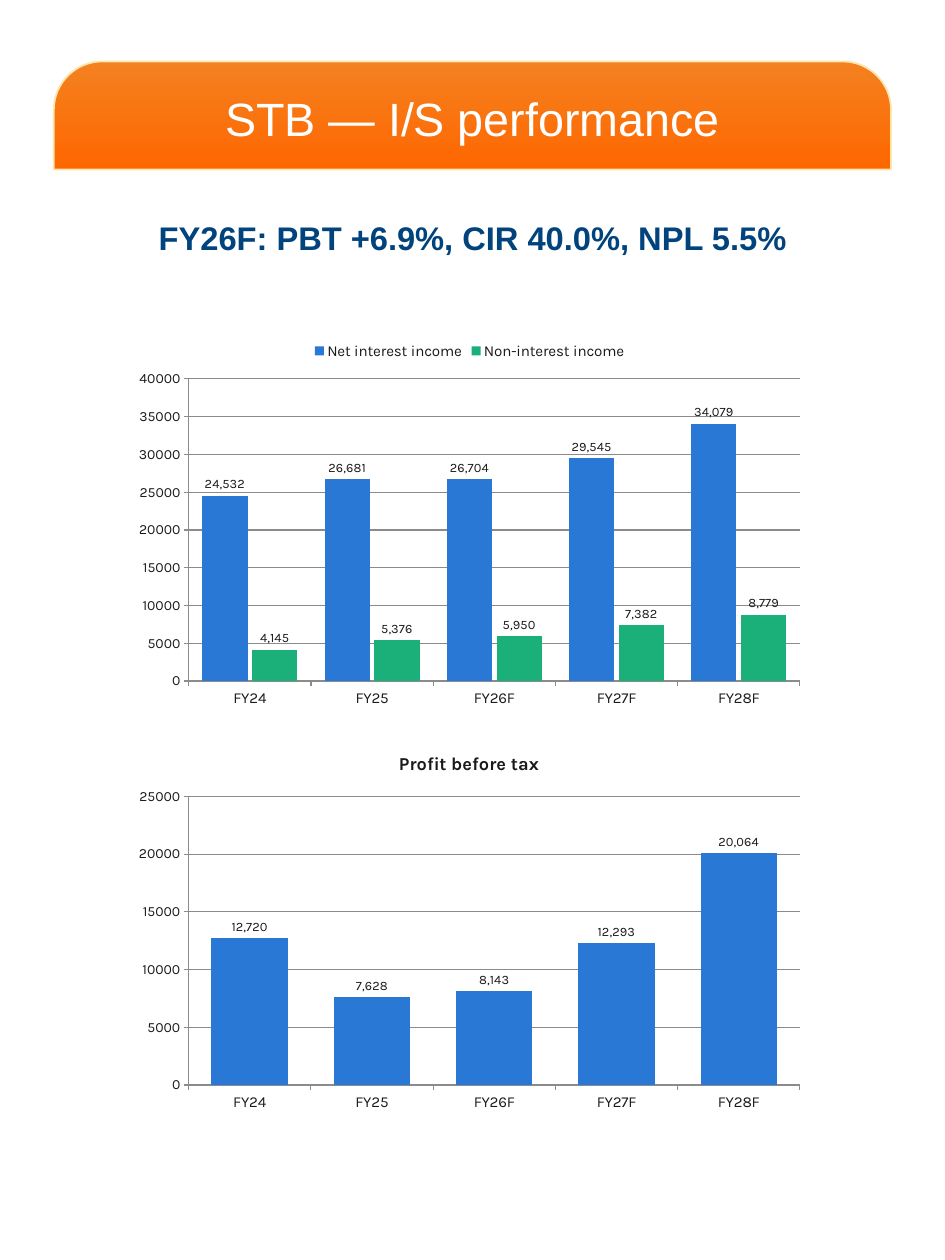
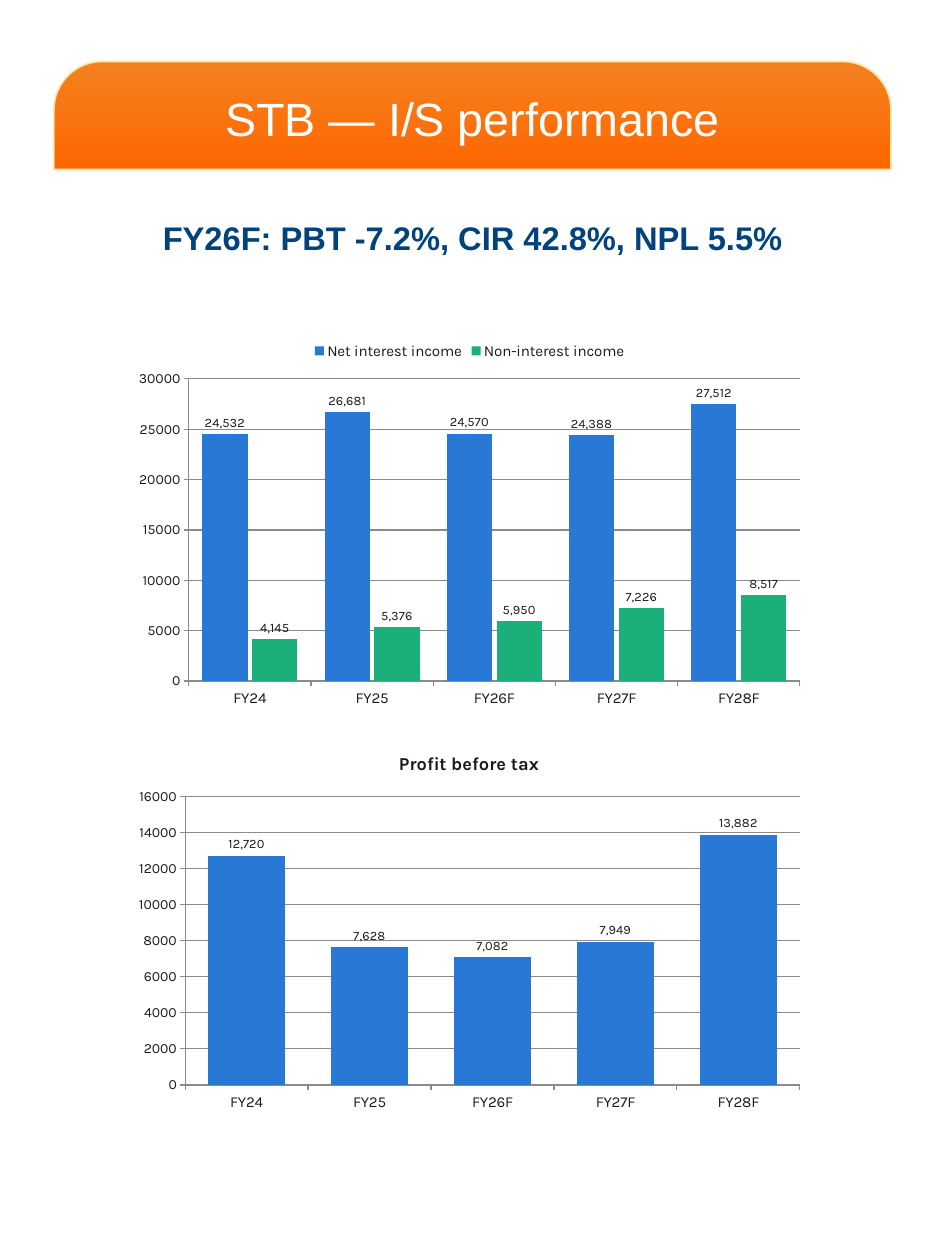
Before and after one commit to datquanton/verbose-guide, a slide deck: slide 3 of MASVN_Mobile_Report_STB_FPT_2Q26_EN_VN.pptx. Drawn at 945x1260 pixels with LibreOffice and Linux fonts; fonts in the diff are those of the drawing; background and template pictures are left out. Boxes give left, top, right and bottom in pixels: in the first picture for what was removed or moved away, otherwise in the second. Text is boxed around its words. In the diff, an @@ line names an element or a change of style, - is before the commit and + after.

```diff
--- a/MASVN_Mobile_Report_STB_FPT_2Q26_EN_VN.pptx
+++ b/MASVN_Mobile_Report_STB_FPT_2Q26_EN_VN.pptx
@@ text at (163, 227, 782, 255): text changed @@
-FY26F: PBT +6.9%, CIR 40.0%, NPL 5.5%
+FY26F: PBT -7.2%, CIR 42.8%, NPL 5.5%
@@ column chart at (125, 333, 814, 715) @@
@@ Net interest income, FY26F: 26704 to 24570 @@
@@ Net interest income, FY27F: 29545 to 24388 @@
@@ Net interest income, FY28F: 34079 to 27512 @@
@@ Non-interest income, FY27F: 7382 to 7226 @@
@@ Non-interest income, FY28F: 8779 to 8517 @@
@@ column chart at (125, 737, 814, 1119) @@
@@ Profit before tax, FY26F: 8143 to 7082 @@
@@ Profit before tax, FY27F: 12293 to 7949 @@
@@ Profit before tax, FY28F: 20064 to 13882 @@
```
Also in this commit, not shown: 7 other slides changed, 11 other files.
